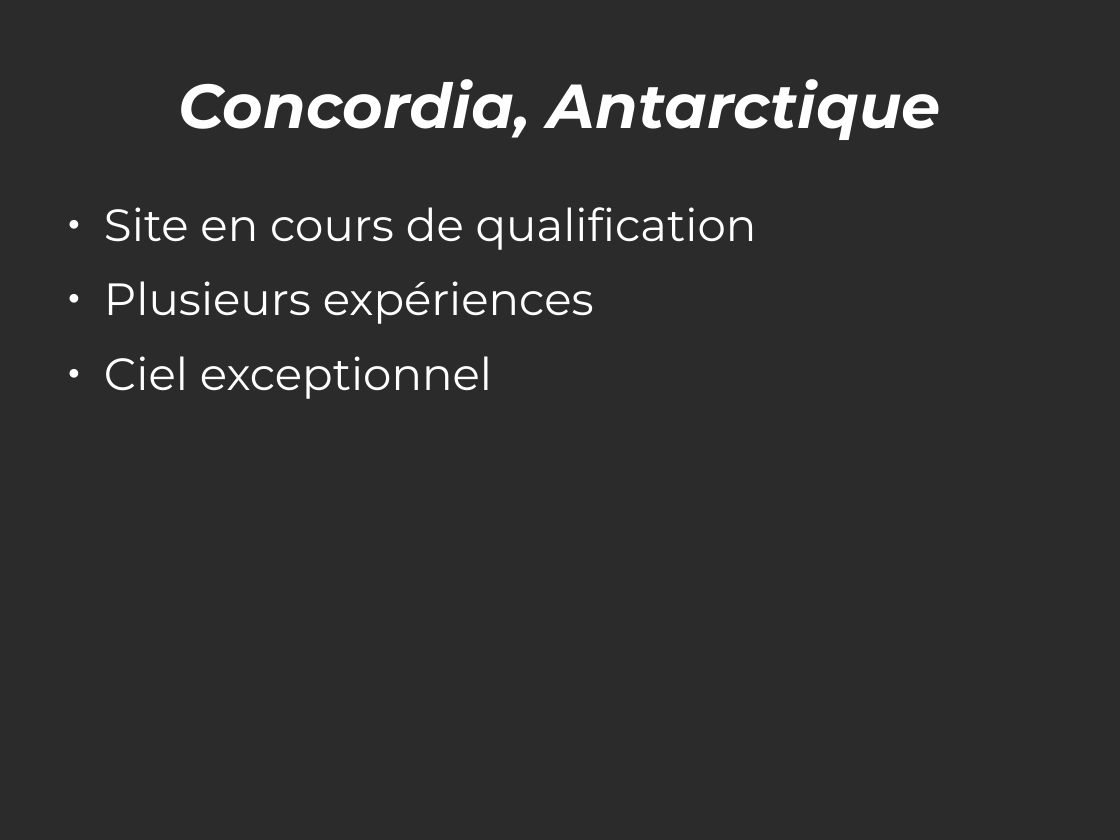
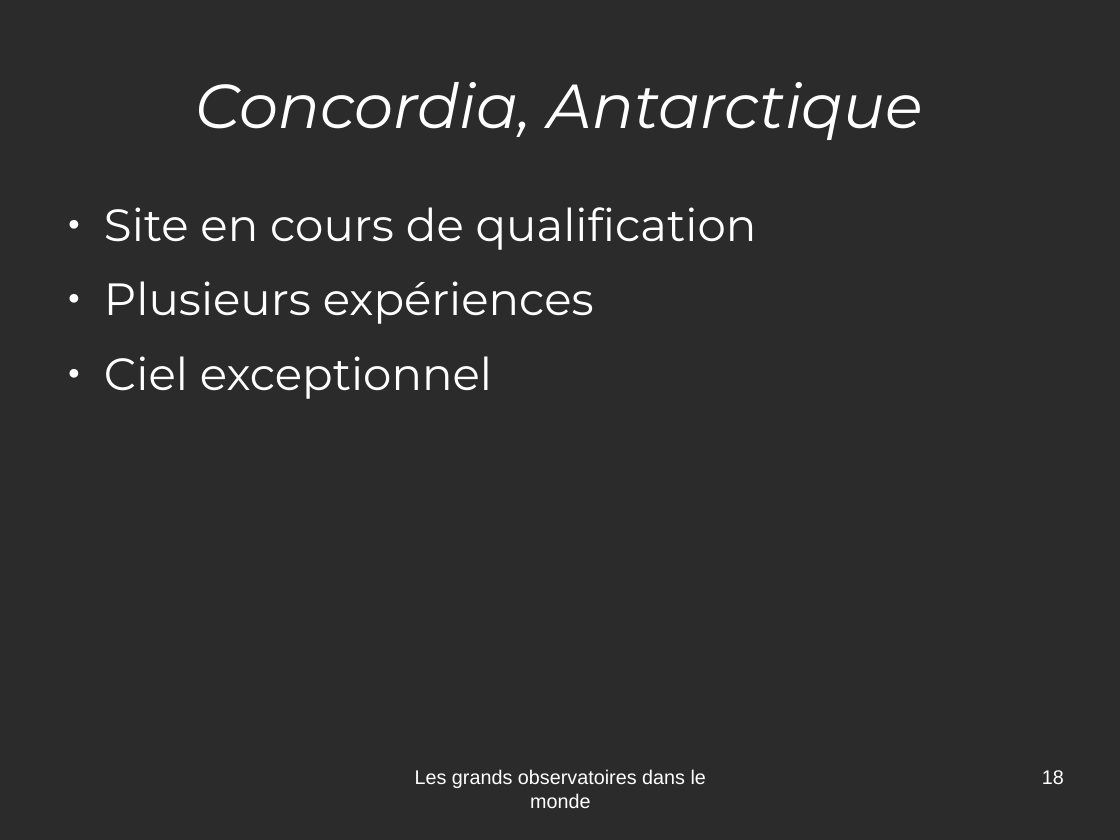
Before and after one commit to jcarnu/qf-astro, a slide deck: slide 18 of Ressources/Presentations/Observatoires.odp (slide 15 before the commit). Drawn at 1120x840 pixels with LibreOffice and Linux fonts; fonts in the diff are those of the drawing; background and template pictures are left out; a plain dark background stands for a picture behind light text. Boxes give left, top, right and bottom in pixels: in the first picture for what was removed or moved away, otherwise in the second. Text is boxed around its words. In the diff, an @@ line names an element or a change of style, - is before the commit and + after.

```diff
--- a/Ressources/Presentations/Observatoires.odp
+++ b/Ressources/Presentations/Observatoires.odp
@@ title "Concordia, Antarctique" at [196,82,923,140]: bold off @@
@@ text added at [415,769,706,808], 14 pt, text #FFFFFF @@
+Les grands observatoires dans le monde
@@ page number added at [1042,770,1064,784], 14 pt, text #FFFFFF @@
+18
```
Also in this commit, not shown: 16 other slides changed, 4 slides added, 1 slide removed, 8 other files.
